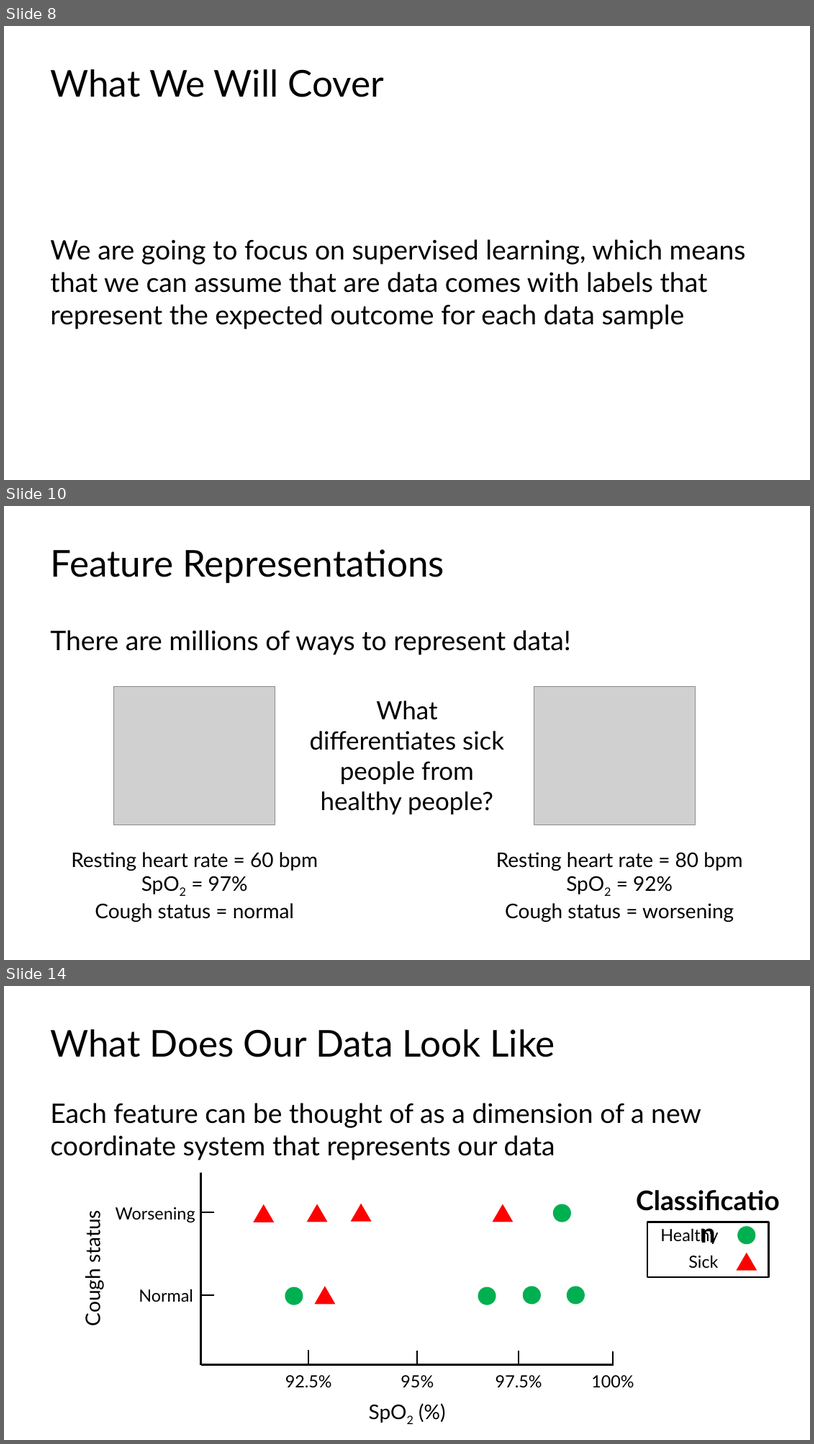
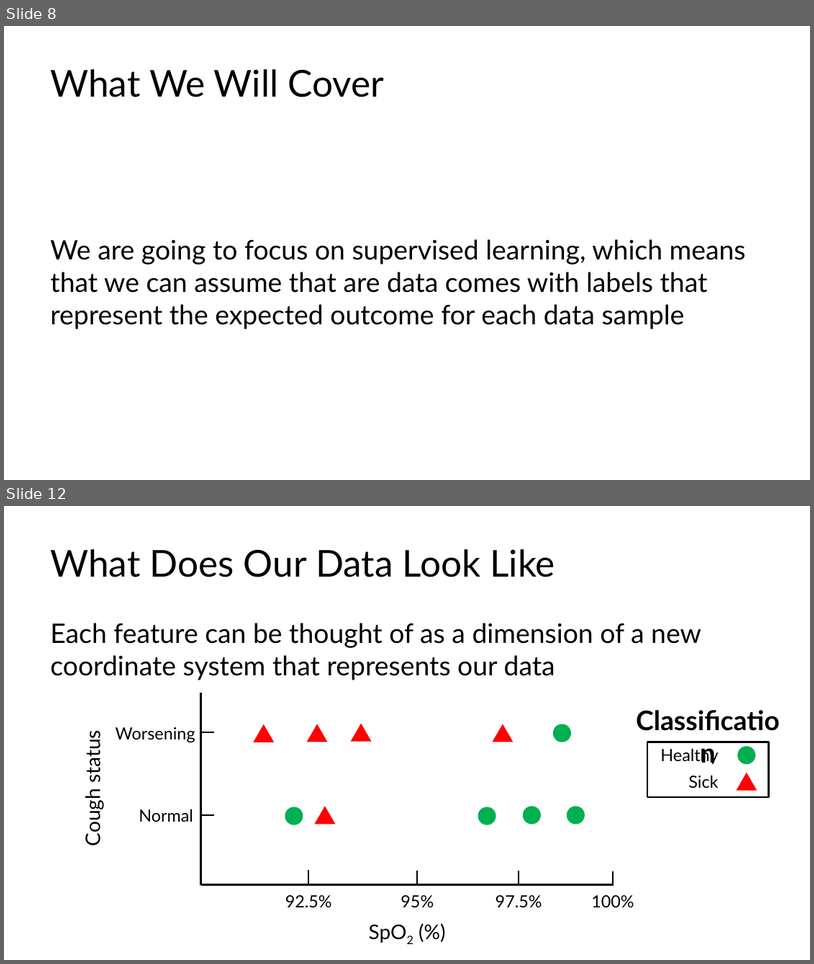
Before and after one commit to C4M-UofT/C4M-UofT.github.io, a slide deck: lectures/winter/6_ml_workflow/MachineLearning_tutorial.pptx. Shown one above the other, each under a label of ours: slides 8, 10 and 14 before the commit, slides 8 and 12 after it; the slides between them are not shown. The pictures are 814x1444 and 814x964 pixels, drawn with LibreOffice and Linux fonts; fonts in the diff are those of the drawing; grey boxes stand for pictures. Boxes give left, top, right and bottom in pixels: in the first picture for what was removed or moved away, otherwise in the second. Text is boxed around its words. In the diff, an @@ line names an element or a change of style, - is before the commit and + after.

```diff
--- a/lectures/winter/6_ml_workflow/MachineLearning_tutorial.pptx
+++ b/lectures/winter/6_ml_workflow/MachineLearning_tutorial.pptx
@@ slide 10 removed at bbox=[4, 506, 810, 960], background #FFFFFF @@
@@ title removed at bbox=[50, 549, 445, 583] @@
-Feature Representations
@@ text removed at bbox=[50, 630, 571, 655] @@
-There are millions of ways to represent data!
@@ picture removed at bbox=[114, 686, 275, 824] @@
@@ picture removed at bbox=[535, 686, 696, 824] @@
@@ text removed at bbox=[310, 700, 504, 814] @@
-What differentiates sick people from healthy people?
@@ text removed at bbox=[71, 852, 318, 921] @@
-Resting heart rate = 60 bpm
-SpO2 = 97%
-Cough status = normal
@@ text removed at bbox=[496, 852, 743, 921] @@
-Resting heart rate = 80 bpm
-SpO2 = 92%
-Cough status = worsening
@@ what was slide 14 is now slide 12 @@
```
Also in this commit, not shown: 17 slides changed, 9 slides added, 4 other slides removed, 8 other files.
